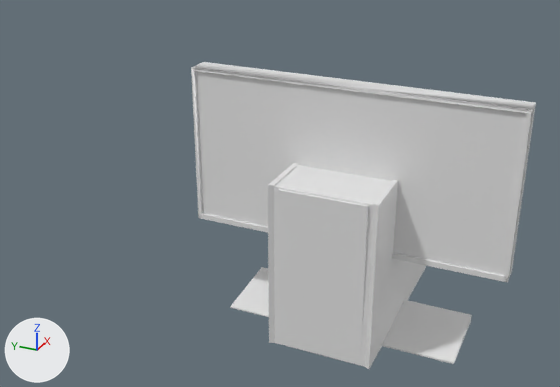
A saved change to the COLLADA model art/Maps/PC.dae.
Before and after are seen from a 50 mm camera at (-3.11, -1.07, 2.19) aimed at (0.25, 0.45, 0.51). Arrows for +X, +Y and +Z are at lower left; the lights stay in place. Materials are left out; every surface is plain grey.

Names of what the first picture shows: 'Keyboard-col', 'PC-col', 'Screen-col'.
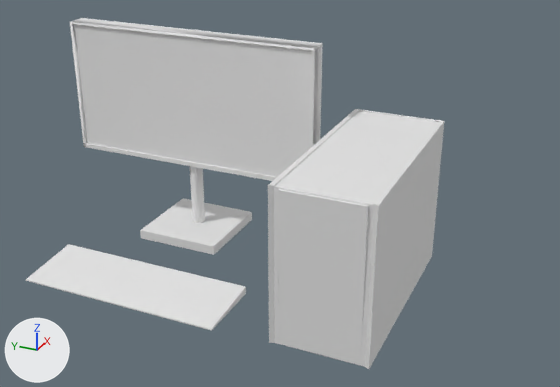
Changed parts and their boxes [x1, y1, x2, y2] in the pictures (560 x 387 px):
'Screen-col', moved
    before: [191, 62, 536, 283]
    after: [70, 18, 323, 255]
'Keyboard-col', moved
    before: [230, 267, 472, 364]
    after: [26, 244, 246, 331]

Diff of the bpy script that builds the scene:
```diff
--- a/art/Maps/PC.dae.py
+++ b/art/Maps/PC.dae.py
@@ ob_screen_col @@
 ob_screen_col = bpy.data.objects.new('Screen-col', me_plane_005)
-ob_screen_col.location = (0.0, 0.0, 0.0)
+ob_screen_col.location = (0.58, 1.152, 0.0)
@@ ob_keyboard_col @@
 ob_keyboard_col = bpy.data.objects.new('Keyboard-col', me_plane_008)
-ob_keyboard_col.location = (0.0, 0.0, 0.0)
+ob_keyboard_col.location = (-0.22, 1.14, 0.0)
```
